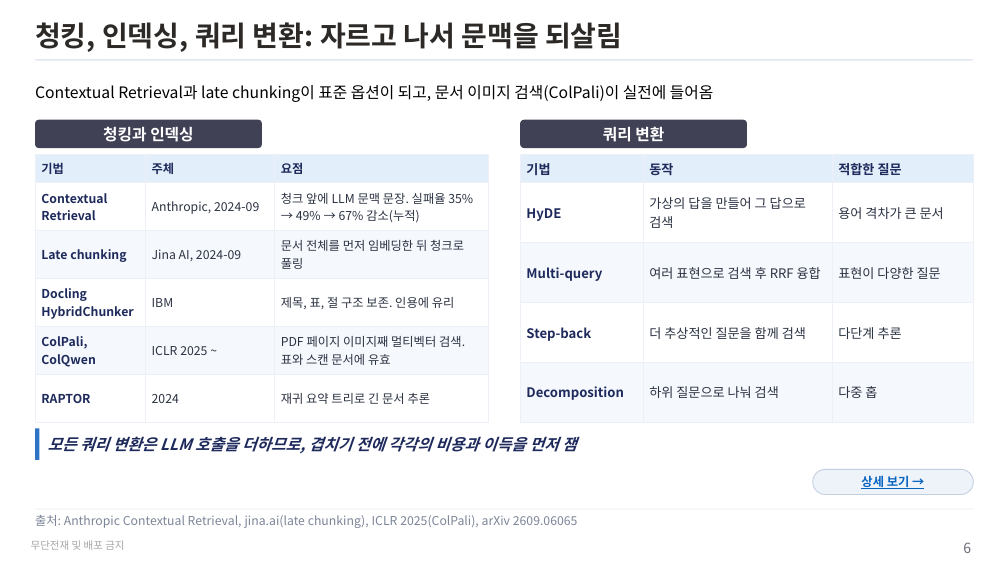
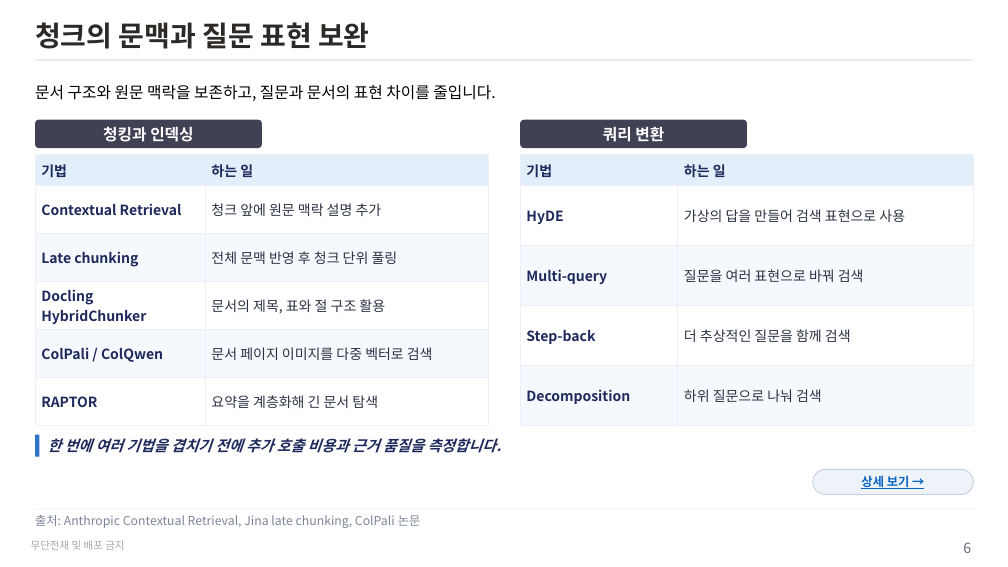
Before and after one commit to unicorn-campus/hybrid-ai, a slide deck: slide 6 of research/rag-trends-2026.pptx. Drawn at 1008x567 pixels with LibreOffice and Linux fonts; fonts in the diff are those of the drawing. Boxes give left, top, right and bottom in pixels: in the first picture for what was removed or moved away, otherwise in the second. Text is boxed around its words. In the diff, an @@ line names an element or a change of style, - is before the commit and + after.

Commit message:
RAG 동향 재검토와 Neo4j 및 Cohere 보완 내용을 PPT에 반영

```diff
--- a/research/rag-trends-2026.pptx
+++ b/research/rag-trends-2026.pptx
@@ title at (x1=35, y1=22, x2=370, y2=49): text changed @@
-청킹, 인덱싱, 쿼리 변환: 자르고 나서 문맥을 되살림
+청크의 문맥과 질문 표현 보완
@@ text at (x1=35, y1=85, x2=495, y2=101): text changed @@
-Contextual Retrieval과 late chunking이 표준 옵션이 되고, 문서 이미지 검색(ColPali)이 실전에 들어옴
+문서 구조와 원문 맥락을 보존하고, 질문과 문서의 표현 차이를 줄입니다.
@@ table at (x1=35, y1=154, x2=489, y2=412) @@
-column 1: 기법 | Contextual Retrieval | Late chunking | Docling HybridChunker | ColPali, ColQwen | RAPTOR
-column 2: 주체 | Anthropic, 2024-09 | Jina AI, 2024-09 | IBM | ICLR 2025 ~ | 2024
-column 3: 요점 | 청크 앞에 LLM 문맥 문장. 실패율 35% → 49% → 67% 감소(누적) | 문서 전체를 먼저 임베딩한 뒤 청크로 풀링 | 제목, 표, 절 구조 보존. 인용에 유리 | PDF 페이지 이미지째 멀티벡터 검색. 표와 스캔 문서에 유효 | 재귀 요약 트리로 긴 문서 추론
+column 1: 기법 | Contextual Retrieval | Late chunking | Docling HybridChunker | ColPali / ColQwen | RAPTOR
+column 2: 하는 일 | 청크 앞에 원문 맥락 설명 추가 | 전체 문맥 반영 후 청크 단위 풀링 | 문서의 제목, 표와 절 구조 활용 | 문서 페이지 이미지를 다중 벡터로 검색 | 요약을 계층화해 긴 문서 탐색
@@ table at (x1=520, y1=154, x2=974, y2=408) @@
-column 2: 동작 | 가상의 답을 만들어 그 답으로 검색 | 여러 표현으로 검색 후 RRF 융합 | 더 추상적인 질문을 함께 검색 | 하위 질문으로 나눠 검색
-column 3: 적합한 질문 | 용어 격차가 큰 문서 | 표현이 다양한 질문 | 다단계 추론 | 다중 홉
+column 2: 하는 일 | 가상의 답을 만들어 검색 표현으로 사용 | 질문을 여러 표현으로 바꿔 검색 | 더 추상적인 질문을 함께 검색 | 하위 질문으로 나눠 검색
@@ rectangle resized from (x1=35, y1=428, x2=40, y2=460) to (x1=35, y1=435, x2=40, y2=457) @@
@@ text at (x1=48, y1=438, x2=502, y2=453): text changed; size 18 to 17 pt @@
-모든 쿼리 변환은 LLM 호출을 더하므로, 겹치기 전에 각각의 비용과 이득을 먼저 잼
+한 번에 여러 기법을 겹치기 전에 추가 호출 비용과 근거 품질을 측정합니다.
@@ text at (x1=35, y1=515, x2=421, y2=528): text changed @@
-출처: Anthropic Contextual Retrieval, jina.ai(late chunking), ICLR 2025(ColPali), arXiv 2609.06065
+출처: Anthropic Contextual Retrieval, Jina late chunking, ColPali 논문
```
Also in this commit, not shown: 12 other slides changed, 1 slide added, 1 slide removed, 2 other files.
